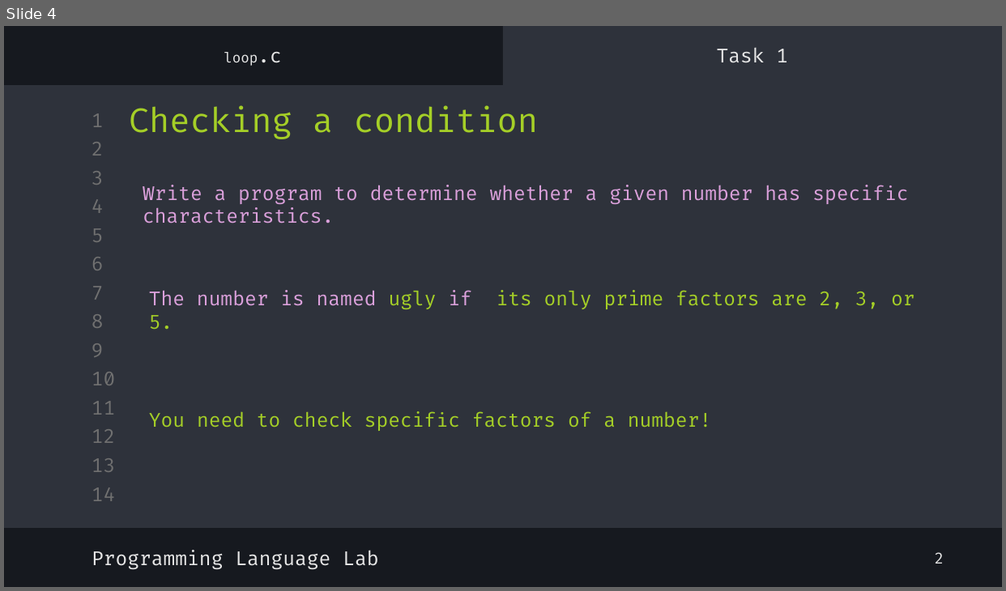
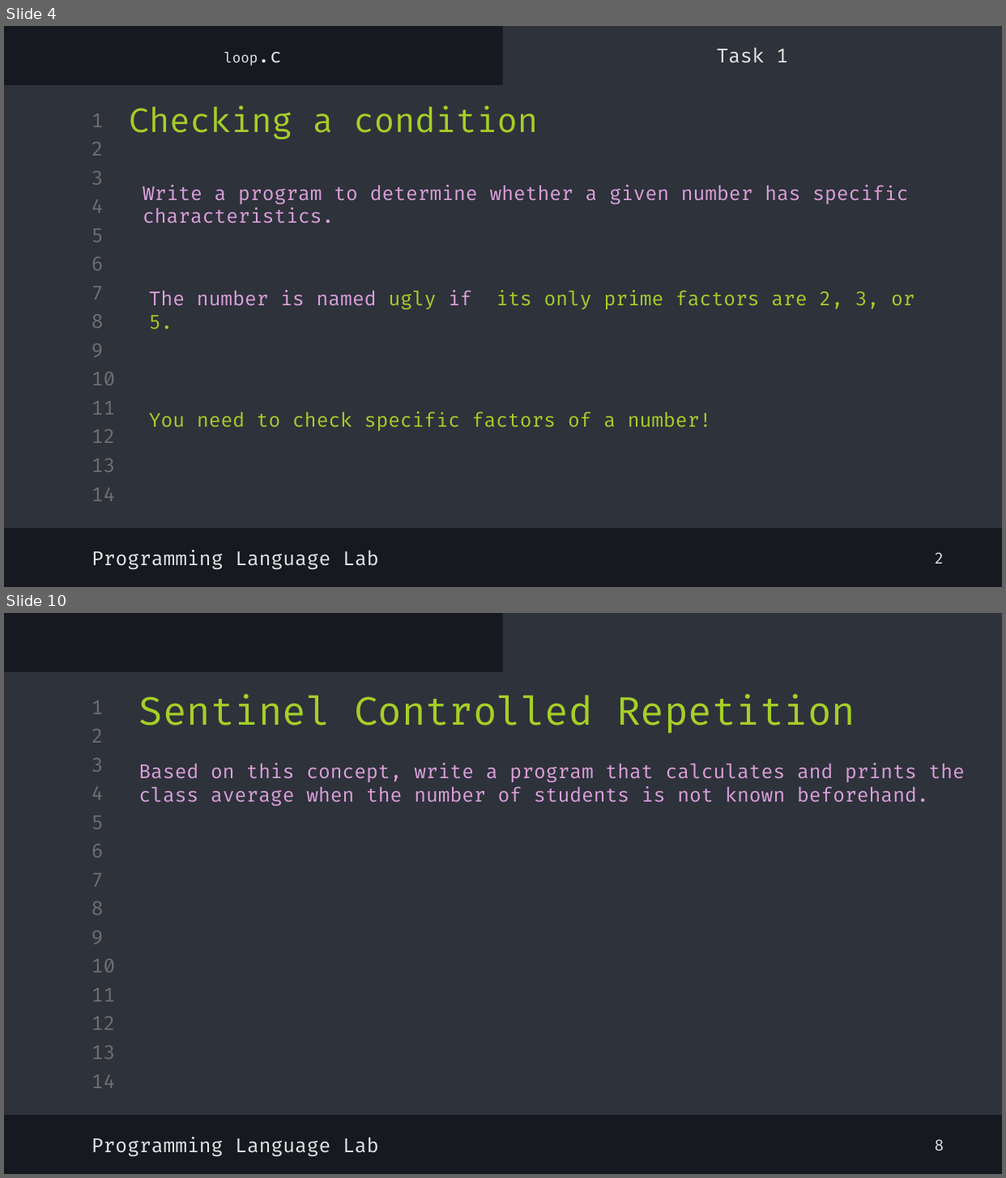
Before and after one commit to shayan-naghizadeh/C-Lab-AUT, a slide deck: slides/5.Loop/Loop.pptx. Shown one above the other, each under a label of ours: slide 4 before the commit, slides 4 and 10 after it; the slides between them are not shown. The pictures are 1006x591 and 1006x1178 pixels, drawn with LibreOffice and Linux fonts; fonts in the diff are those of the drawing. Boxes give left, top, right and bottom in pixels: in the first picture for what was removed or moved away, otherwise in the second. Text is boxed around its words. In the diff, an @@ line names an element or a change of style, - is before the commit and + after.

```diff
--- a/slides/5.Loop/Loop.pptx
+++ b/slides/5.Loop/Loop.pptx
@@ slide 10 added at (x1=4, y1=613, x2=1002, y2=1174), background #16191F; not listed: 16 template elements that a slide beside it also shows @@
@@ text added at (x1=139, y1=694, x2=855, y2=734), 28 pt, text #A5CF27 @@
+Sentinel Controlled Repetition
@@ text added at (x1=139, y1=763, x2=965, y2=806), 14 pt, text #DBA0DB @@
+Based on this concept, write a program that calculates and prints the class average when the number of students is not known beforehand.
@@ text added at (x1=91, y1=1137, x2=378, y2=1157), 14 pt, text #E7E7E7 @@
+Programming Language Lab
@@ text added at (x1=935, y1=1139, x2=944, y2=1151), 11 pt, text #E7E7E7 @@
+8
```
Also in this commit, not shown: 3 slides changed, 6 other slides added, 6 other files.
